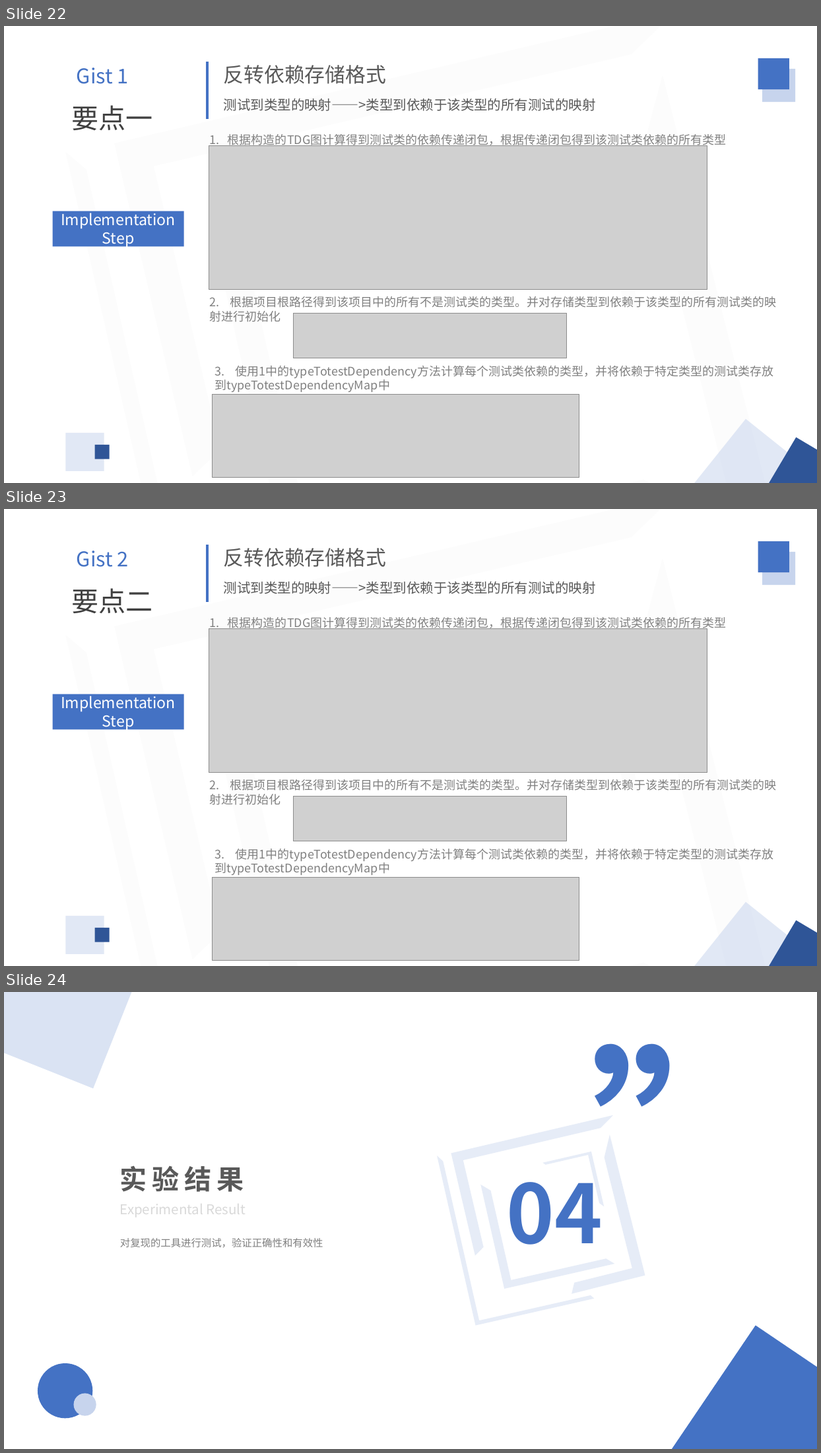
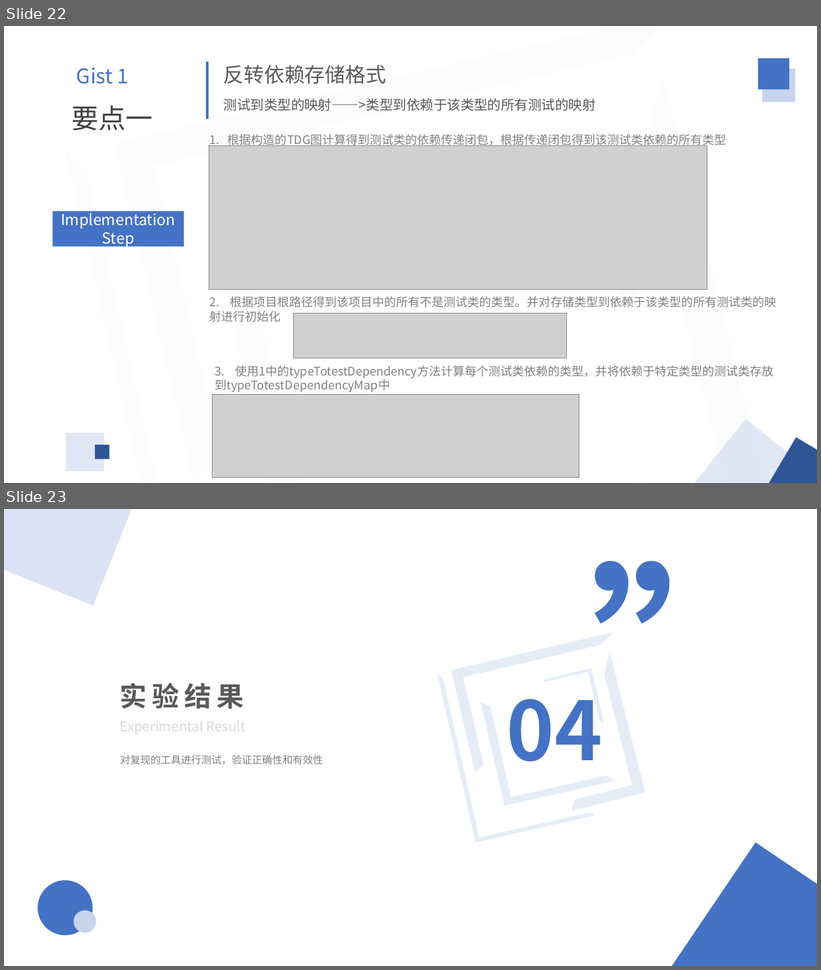
Before and after one commit to Truth-NJU/Static-Test-Selection-Tool, a slide deck: 工具汇报.pptx. Shown one above the other, each under a label of ours: slides 22, 23 and 24 before the commit, slides 22 and 23 after it. The pictures are 821x1453 and 821x970 pixels, drawn with LibreOffice and Linux fonts; fonts in the diff are those of the drawing; grey boxes stand for pictures. Boxes give left, top, right and bottom in pixels: in the first picture for what was removed or moved away, otherwise in the second. Text is boxed around its words. In the diff, an @@ line names an element or a change of style, - is before the commit and + after.

```diff
--- a/工具汇报.pptx
+++ b/工具汇报.pptx
@@ slide 23 removed at (x1=4, y1=509, x2=817, y2=966), background #FFFFFF @@
@@ line removed from (207, 545) to (207, 601) @@
@@ text removed at (x1=224, y1=548, x2=596, y2=594) @@
-反转依赖存储格式
-测试到类型的映射——>类型到依赖于该类型的所有测试的映射
@@ text removed at (x1=77, y1=551, x2=129, y2=567) @@
-Gist 2
@@ group removed at (x1=65, y1=509, x2=778, y2=966): 5 half frames @@
@@ text removed at (x1=72, y1=588, x2=153, y2=613) @@
-要点二
@@ text removed at (x1=210, y1=617, x2=727, y2=630) @@
-1. 根据构造的TDG图计算得到测试类的依赖传递闭包，根据传递闭包得到该测试类依赖的所有类型
@@ picture removed at (x1=209, y1=628, x2=708, y2=772) @@
@@ rectangle removed at (x1=53, y1=694, x2=184, y2=730) @@
-Implementation Step
@@ text removed at (x1=210, y1=780, x2=777, y2=805) @@
-2. 根据项目根路径得到该项目中的所有不是测试类的类型。并对存储类型到依赖于该类型的所有测试类的映射进行初始化
@@ picture removed at (x1=293, y1=797, x2=566, y2=842) @@
@@ text removed at (x1=215, y1=849, x2=774, y2=875) @@
-3. 使用1中的typeTotestDependency方法计算每个测试类依赖的类型，并将依赖于特定类型的测试类存放到typeTotestDependencyMap中
@@ picture removed at (x1=213, y1=877, x2=580, y2=961) @@
@@ group removed at (x1=65, y1=541, x2=817, y2=966): 6 rectangles @@
@@ what was slide 24 is now slide 23 @@
```
Also in this commit, not shown: 10 other files.
